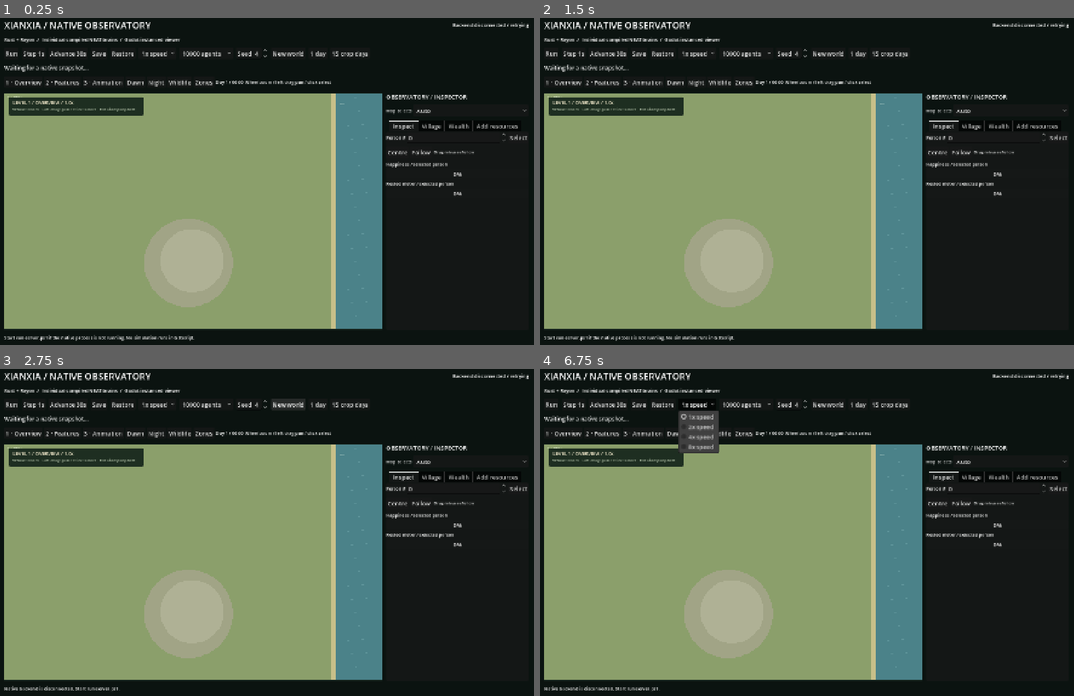
Above: before the commit, frames 1-4 (two rows, left to right).
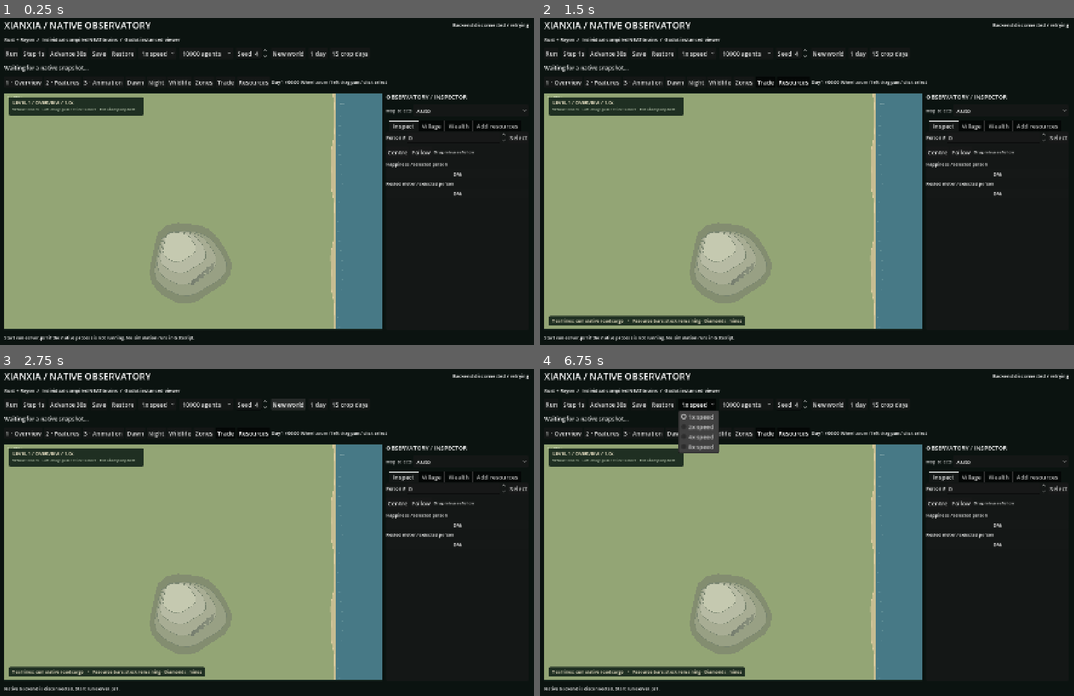
Above: after the commit, the same moments.

Repository: dashingstag/NEAT-XianXia
Game: Godot game, scene res://main.tscn
The game is run twice, just before and just after one commit, with the same random seed, the same clock (stepped at 60 frames per second) and the same inputs.
Inputs (mouse positions are in pixels of both pictures, inside the frame that each line leads up to):
- Up to frame 1 (0.25 s): no input
- Up to frame 2 (1.5 s): click (764, 83) at 0.5 s, where only the run after the commit has a clickable "Trade"; click (790, 83) at 1.25 s, where only the run after the commit has a clickable "Resources"
- Up to frame 3 (2.75 s): click "New world" at 2 s
- Up to frame 4 (6.75 s): click "New world" at 2.75 s; click "Run" at 3.5 s; click "Step 1s" at 4.25 s; click "Advance 30s" at 5 s; click "Restore" at 5.75 s; click "1x speed" at 6.5 s

The runs differ from the first frame. In frame 1, 2.0% of the frame differs, in the area x 28-73%, y 18-96%; in frame 2, 3.1%, in the area x 1-73%, y 19-96%; in frame 3, 3.1%; in frame 4, 3.1%.

Commit message:
Add NEAT outcome memory, map art improvements and fresh launcher

Diff:
--- a/viewer/bench/urban_ui_check.gd
+++ b/viewer/bench/urban_ui_check.gd
@@ -50,6 +50,22 @@
 		ui.status.text = "Offline town fixture"
 		return
 	assert(ui.counter.text.contains("BALANCED"))
+	var overlays := {}
+	for control in ui.find_children("*", "Button", true, false):
+		if control.text in ["Trade", "Resources"]:
+			overlays[control.text] = control
+	assert(overlays.size() == 2)
+	assert(not ui.field.show_trade and not ui.field.show_resources)
+	overlays["Trade"].button_pressed = true
+	overlays["Resources"].button_pressed = true
+	assert(ui.field.show_trade and ui.field.show_resources)
+	for level in [1, 2, 3]:
+		ui.field.set_fidelity(level)
+		await process_frame
+		assert(ui.field.show_trade and ui.field.show_resources)
+	overlays["Trade"].button_pressed = false
+	overlays["Resources"].button_pressed = false
+	assert(not ui.field.show_trade and not ui.field.show_resources)
 	assert(ui.field.detail_mesh.texture == ui.field._tex("villager-atlas-v2/atlas.png"))
 	assert(ui.field.detail_mesh.texture.get_size() == Vector2(1024,1280))
 	assert(ui.field._tex("animal-table-xianxia/atlas.png").get_size() == Vector2(576,384))
--- a/viewer/field.gd
+++ b/viewer/field.gd
@@ -3,6 +3,10 @@
 signal animal_selected(id: int)
 signal site_selected(site: Dictionary)
 var show_zones: bool = false
+var show_trade: bool = false
+var show_resources: bool = false
+var settlement_label_boxes: Dictionary = {}
+var hovered_settlement_label := -1
 signal resource_placed(kind: int, position: Vector2)
 signal follow_cancelled
 signal board_selected(market: int)
@@ -102,6 +106,7 @@
 	hud_style.bg_color = Color(0.06,0.12,0.09,0.88)
 	hud_style.set_corner_radius_all(5)
 	resized.connect(_resize)
+	mouse_exited.connect(func(): _update_label_hover(Vector2(-1, -1)))
 	_resize()
 
 func _resize() -> void:
@@ -201,6 +206,8 @@
 	overview_dirty = false
 
 func _gui_input(event: InputEvent) -> void:
+	if event is InputEventMouseMotion:
+		_update_label_hover(event.position)
 	if event is InputEventMouseButton:
 		if event.button_index in [MOUSE_BUTTON_LEFT,MOUSE_BUTTON_MIDDLE,MOUSE_BUTTON_RIGHT]:
 			if event.pressed:
@@ -361,38 +368,251 @@
 	var radius := float(hill.radius)
 	return Rect2(Vector2(hill.x,hill.y)-Vector2.ONE*radius,Vector2.ONE*radius*2.0)
 
+
+
+func _update_label_hover(point: Vector2) -> void:
+	var next := -1
+	for id in settlement_label_boxes:
+		if settlement_label_boxes[id].has_point(point):
+			next = int(id)
+			break
+	if next != hovered_settlement_label:
+		hovered_settlement_label = next
+		queue_redraw()
+
+func _draw_settlement_labels(markets: Array) -> void:
+	var font := ThemeDB.fallback_font
+	var priority := {"Town": 3, "Village": 2, "Camp": 1}
+	var ordered := markets.duplicate()
+	ordered.sort_custom(func(a: Dictionary, b: Dictionary) -> bool:
+		var first := int(priority.get(a.get("stage", ""), 0))
+		var second := int(priority.get(b.get("stage", ""), 0))
+		return first > second if first != second else int(a.get("id", 0)) < int(b.get("id", 0))
+	)
+	var occupied: Array[Rect2] = []
+	for market in markets:
+		var center := offset + Vector2(market.x, market.y) * zoom
+		var radius := _label_clearance(market)
+		occupied.append(Rect2(center - Vector2.ONE * radius, Vector2.ONE * radius * 2.0))
+	for building in world.get("urban", {}).get("buildings", []):
+		var center := offset + Vector2(building.x, building.y) * zoom
+		var radius := maxf(5.0, 19.0 * zoom)
+		occupied.append(Rect2(center - Vector2.ONE * radius, Vector2.ONE * radius * 2.0))
+	var bounds := Rect2(Vector2(8, 66), size - Vector2(16, 107 if show_trade or show_resources else 74))
+	for market in ordered:
+		var anchor := offset + Vector2(market.x, market.y) * zoom
+		if not Rect2(Vector2.ZERO, size).has_point(anchor):
+			continue
+		var title := str(market.name)
+		var subtitle := "%s · %s people" % [market.get("stage", "Settlement"), int(market.population)]
+		var width := maxf(font.get_string_size(title, HORIZONTAL_ALIGNMENT_LEFT, -1, 14).x,
+			font.get_string_size(subtitle, HORIZONTAL_ALIGNMENT_LEFT, -1, 11).x) + 18.0
+		var gap := _label_clearance(market) + 8.0
+		var candidates := [
+			Vector2(0, -gap - 36), Vector2(-width - gap, -18),
+			Vector2(gap, -18), Vector2(-width * 0.5, gap),
+			Vector2(-width, -gap - 36), Vector2(0, gap),
+		]
+		for i in range(candidates.size()):
+			var point: Vector2 = candidates[i]
+			if i == 0:
+				point.x -= width * 0.5
+			var box := Rect2(anchor + point, Vector2(width, 36))
+			if not bounds.encloses(box) or occupied.any(func(previous: Rect2) -> bool: return previous.intersects(box.grow(4))):
+				continue
+			occupied.append(box)
+			var id := int(market.get("id", 0))
+			settlement_label_boxes[id] = box
+			var hovered := id == hovered_settlement_label
+			draw_rect(box, Color(0.07, 0.13, 0.10, 0.92 if hovered else 0.42))
+			if hovered:
+				draw_rect(box, Color("b9a783"), false, 1.0)
+			var title_at := box.position + Vector2(9, 14)
+			var subtitle_at := box.position + Vector2(9, 29)
+			draw_string(font, title_at + Vector2(1, 1), title, HORIZONTAL_ALIGNMENT_LEFT, -1, 14, Color(0.05, 0.09, 0.06, 0.85))
+			draw_string(font, subtitle_at + Vector2(1, 1), subtitle, HORIZONTAL_ALIGNMENT_LEFT, -1, 11, Color(0.05, 0.09, 0.06, 0.85))
+			draw_string(font, title_at, title, HORIZONTAL_ALIGNMENT_LEFT, -1, 14, Color("fff0d1"))
+			draw_string(font, subtitle_at, subtitle, HORIZONTAL_ALIGNMENT_LEFT, -1, 11, Color("ecedd5"))
+			break
+
+func _draw_resource_marker(at: Vector2, kind: int, fraction: float, tint: Color) -> void:
+	var r := 5.0 / zoom
+	if kind in [4, 5, 6, 7]:
+		draw_colored_polygon(PackedVector2Array([at + Vector2(0, -r), at + Vector2(r, 0),
+			at + Vector2(0, r), at + Vector2(-r, 0)]), tint)
+	else:
+		draw_circle(at, r, Color("26382d"))
+		draw_circle(at, r * 0.75, tint)
+	draw_rect(Rect2(at + Vector2(-r, r + 2.0 / zoom), Vector2(2.0 * r, 2.0 / zoom)), Color("26382d"))
+	draw_rect(Rect2(at + Vector2(-r, r + 2.0 / zoom), Vector2(2.0 * r * clampf(fraction, 0, 1), 2.0 / zoom)), Color("f3e7b9"))
+
+
+
+# These layers are decorative. The snapshot still supplies every feature's position.
+func _terrain_shape(center: Vector2, radii: Vector2, phase: float) -> PackedVector2Array:
+	var points := PackedVector2Array()
+	for i in range(24):
+		var angle := TAU * i / 24.0
+		var edge := 0.91 + 0.055 * sin(angle * 3.0 + phase) + 0.035 * cos(angle * 5.0 - phase)
+		points.append(center + Vector2.from_angle(angle) * radii * edge)
+	return points
+
+func _draw_hill_art(view: Rect2) -> void:
+	var hill := hill_footprint()
+	if not view.intersects(hill):
+		return
+	var center := hill.get_center()
+	var radius := hill.size.x * 0.5
+	var skirt := _terrain_shape(center, Vector2.ONE * radius, 1.3)
+	draw_colored_polygon(skirt, Color("838d70"))
+	for layer in range(4):
+		var scale := 0.88 - layer * 0.16
+		var at := center + Vector2(-0.075, -0.12) * radius * layer
+		var contour := _terrain_shape(at, Vector2(1.0, 0.91) * radius * scale, 1.3)
+		draw_colored_polygon(contour, [Color("98a084"), Color("a8ad94"), Color("b7bba4"), Color("c5c9b0")][layer])
+		contour.append(contour[0])
+		draw_polyline(contour, Color("798570"), 2.0, true)
+	for side in range(5):
+		var at := center + Vector2(0.03 + side * 0.105, 0.51 - side * 0.09) * radius
+		var face := PackedVector2Array([at, at + Vector2(0.07, -0.13) * radius,
+			at + Vector2(0.14, -0.16) * radius, at + Vector2(0.10, 0.01) * radius])
+		draw_colored_polygon(face, Color("777f70").lerp(Color("9fa58c"), 0.12 * side))
+
+func _draw_coast_art(view: Rect2) -> void:
+	if map_width <= 2700.0 or view.end.x < 2635.0:
+		return
+	draw_rect(Rect2(2700, 0, map_width - 2700, map_height), Color("477986"))
+	var shore := PackedVector2Array([Vector2(2700, 0), Vector2(2700, map_height)])
+	var waterline := PackedVector2Array()
+	for i in range(49):
+		var y := map_height * i / 48.0
+		var x := 2672.0 + 13.0 * sin(y / 130.0) + 5.0 * sin(y / 44.0)
+		waterline.append(Vector2(x, y))
+	for i in range(waterline.size() - 1, -1, -1):
+		shore.append(waterline[i])
+	draw_colored_polygon(shore, Color("c7bd91"))
+	draw_polyline(waterline, Color("dacb9f"), 3.0, true)
+	for y in range(30, int(map_height), 78):
+		var x := 2720.0 + 10.0 * sin(float(y) / 100.0)
+		draw_line(Vector2(x, y), Vector2(x + 30, y + 6), Color(0.76, 0.88, 0.84, 0.19), 2.0, true)
+
+func _settlement_radius(market: Dictionary) -> float:
+	var blocks := int(market.get("housing_blocks", 0))
+	return 38.0 + minf(145.0, 23.0 * sqrt(float(blocks)))
+
+func _label_clearance(market: Dictionary) -> float:
+	var center := Vector2(market.x, market.y)
+	var hill := hill_footprint()
+	var radius := _settlement_radius(market)
+	if center.distance_to(hill.get_center()) < hill.size.x * 0.5:
+		radius = maxf(radius, 106.0) * 1.08 + 6.0
+	return maxf(15.0, radius * zoom)
+
+func _draw_settlement_ground(markets: Array, view: Rect2) -> void:
+	for market in markets:
+		var center := Vector2(market.x, market.y)
+		var radius := _settlement_radius(market)
+		if not view.grow(radius).has_point(center):
+			continue
+		var hill := hill_footprint()
+		var phase := float(market.get("id", 0)) * 0.8
+		if center.distance_to(hill.get_center()) < hill.size.x * 0.5:
+			# Existing hillside villages occupy a cut bench with a visible retaining edge.
+			var bench := Vector2(maxf(radius, 106.0), maxf(radius * 0.72, 63.0))
+			draw_colored_polygon(_terrain_shape(center + Vector2(4, 12), bench * 1.08, phase), Color("68705e"))
+			var rim := _terrain_shape(center + Vector2(0, 5), bench * 1.04, phase)
+			draw_colored_polygon(rim, Color("98927a"))
+			rim.append(rim[0])
+			draw_polyline(rim, Color("626856"), 3.5, true)
+			draw_colored_polygon(_terrain_shape(center, bench, phase), Color("b7ac88"))
+		draw_colored_polygon(_terrain_shape(center, Vector2(radius, radius * 0.83), phase), Color(0.73, 0.68, 0.49, 0.54))
+		draw_colored_polygon(_terrain_shape(center, Vector2(radius * 0.75, radius * 0.60), phase), Color(0.79, 0.73, 0.55, 0.48))
+
+
+
+# Keep the painted ruts inside the Rust simulation's 22-unit road corridor.
+func _road_shape(start: Vector2, end: Vector2, side: float) -> PackedVector2Array:
+	var points := PackedVector2Array()
+	var normal := (end - start).normalized().orthogonal() * side
+	var bend := minf(12.0, start.distance_to(end) * 0.06)
+	for i in range(25):
+		var t := i / 24.0
+		var drift := bend * sin(PI * t) * (0.47 + 0.53 * sin(TAU * t + 0.5))
+		points.append(start.lerp(end, t) + normal * drift)
+	return points
+
+func _draw_roads(markets: Array) -> void:
+	for road in world.get("roads", []):
+		var a := int(road.get("a", 0))
+		var b := int(road.get("b", 0))
+		if a < 0 or b < 0 or a >= markets.size() or b >= markets.size() or a == b:
+			continue
+		var start := Vector2(markets[a].x, markets[a].y)
+		var end := Vector2(markets[b].x, markets[b].y)
+		var side := 1.0 if (mini(a, b) + maxi(a, b)) % 2 == 0 else -1.0
+		var points := _road_shape(start, end, side)
+		if road.built:
+			draw_polyline(points, Color(0.33, 0.30, 0.20, 0.26), 18.0, true)
+			draw_polyline(points, Color("a7966d"), 12.0, true)
+			draw_polyline(points, Color("c7b489"), 7.0, true)
+			for i in range(2, points.size() - 1, 2):
+				var direction := (points[i + 1] - points[i - 1]).normalized()
+				var verge := direction.orthogonal() * (5.0 if i % 4 == 0 else -5.0)
+				var at := points[i] + verge
+				draw_line(at - direction * 7.0, at + direction * 9.0, Color(0.38, 0.33, 0.20, 0.31), 1.6, true)
+		elif fidelity > 1 or show_trade:
+			for i in range(points.size() - 1):
+				var first := points[i]
+				var last := points[i + 1]
+				draw_dashed_line(first, last, Color("687452"), 2.0, 10.0, true)
+		var traffic := int(road.get("traffic", 0))
+		if show_trade and traffic > 0:
+			var width := clampf(2.0 + log(float(traffic) + 1.0), 3.0, 10.0) / zoom
+			draw_polyline(points, Color(0.35, 0.90, 0.83, 0.70), width, true)
+
+
 func _draw() -> void:
+	settlement_label_boxes.clear()
 	draw_rect(Rect2(Vector2.ZERO,size),Color("15231d"))
 	draw_set_transform(offset,0,Vector2(zoom,zoom))
-	draw_rect(Rect2(0,0,map_width,map_height),Color("8b9f6b"))
-	draw_rect(Rect2(2700,0,map_width-2700,map_height),Color("4b8289"))
-	draw_rect(Rect2(2661,0,39,map_height),Color("c7bf89"))
-	var forests: Array = world.get("wildlife",{}).get("forests",[])
-	var forest_view := Rect2(-offset/zoom,size/zoom)
+	draw_rect(Rect2(0, 0, map_width, map_height), Color("93a575"))
+	var forest_view := Rect2(-offset / zoom, size / zoom)
+	_draw_coast_art(forest_view)
+	_draw_hill_art(forest_view)
+	var markets: Array = world.get("markets", [])
+	var forests: Array = world.get("wildlife", {}).get("forests", [])
+	# Paint the woodland floor before canopies so neighboring groves read together.
+	for id in range(forests.size()):
+		var forest: Dictionary = forests[id]
+		var center := Vector2(forest.x, forest.y)
+		var radius := float(forest.radius)
+		if not forest_view.grow(radius * 1.25).has_point(center):
+			continue
+		draw_colored_polygon(_terrain_shape(center, Vector2(radius * 1.22, radius * 1.14), float(id)), Color(0.32, 0.48, 0.32, 0.30))
+		draw_colored_polygon(_terrain_shape(center, Vector2(radius, radius * 0.93), float(id)), Color("617f53"))
 	for id in range(forests.size()):
 		var forest: Dictionary = forests[id]
 		var centre := Vector2(forest.x,forest.y)
 		if not forest_view.grow(float(forest.radius)).has_point(centre):
 			continue
-		draw_circle(centre,float(forest.radius),Color("55764b"))
 		var trees := _tree_points(id,float(forest.radius))
 		for tree in range(0,trees.size(),3 if fidelity==1 else 1):
 			var at := centre+trees[tree]
 			var tree_glyph: String = "terrain-flora-xianxia/"+TREE_GLYPHS[(id*3+tree)%TREE_GLYPHS.size()]+".png"
 			if fidelity > 1 and _glyph(tree_glyph,at,22.0+float(tree%4)*2.0,22.0+float(tree%4)*2.0):
 				continue
-			draw_circle(at+Vector2(2,3),8.0,Color(0.12,0.22,0.10,0.22))
-			draw_circle(at,7.0+float(tree%4),Color("426540") if tree%2==0 else Color("3d603c"))
+			var crown := 9.0 + float(tree % 5)
+			draw_circle(at + Vector2(4, 5), crown, Color(0.10, 0.22, 0.16, 0.22), true, -1.0, true)
+			draw_circle(at, crown, Color("365c43"), true, -1.0, true)
+			draw_circle(at + Vector2(-2, -3), crown * 0.76, Color("507448"), true, -1.0, true)
+			draw_circle(at + Vector2(-4, -5), crown * 0.44, Color("739055"), true, -1.0, true)
 	for clearing in world.get("urban",{}).get("cleared",[]):
-		draw_circle(Vector2(clearing[0],clearing[1]),float(clearing[2]),Color("8b9f6b"))
+		draw_circle(Vector2(clearing[0],clearing[1]),float(clearing[2]),Color("93a575"))
 	for grass in world.get("wildlife",{}).get("grass",[]):
 		var fraction := float(grass.stock)/maxf(1.0,float(grass.capacity))
 		draw_circle(Vector2(grass.x,grass.y),7.0,Color("78a65a") if fraction>0.25 else Color("998761"))
-	var hill := hill_footprint()
-	draw_circle(hill.get_center(),hill.size.x/2.0,Color("a1a486"))
-	draw_circle(hill.get_center() + Vector2(30,-18) * (hill.size.x/720.0),hill.size.x*(258.0/720.0),Color("afb195"))
-	for y in range(45,1920,111):
-		draw_line(Vector2(2775,y),Vector2(2955,y-15),Color(0.7,0.9,0.9,0.18),1)
+	_draw_settlement_ground(markets, forest_view)
+	_draw_roads(markets)
 	if show_zones:
 		for zone in world.get("urban",{}).get("zones",[]):
 			var color: Color = [Color("77b7ed"),Color("f4ce75"),Color("c49ae6")][int(zone.kind)]
@@ -428,22 +648,16 @@
 			caption = "Lease available" if building.advertised else "Awaiting listing"
 		if fidelity>1 or show_zones:
 			draw_string(ThemeDB.fallback_font,at+Vector2(-20,23),caption,HORIZONTAL_ALIGNMENT_LEFT,-1,10,Color("f3e6c9"))
-	var markets: Array = world.get("markets",[])
-	for road in world.get("roads",[]):
-		var a := int(road.get("a",0))
-		var b := int(road.get("b",0))
-		if a >= markets.size() or b >= markets.size():
-			continue
-		var pa := Vector2(markets[a].x,markets[a].y)
-		var pb := Vector2(markets[b].x,markets[b].y)
-		draw_line(pa,pb,Color("d5bd8e") if road.built else Color(0.9,0.85,0.65,0.2),7 if road.built else 2)
 	for patch in world.get("patches",[]):
 		var p := Vector2(patch.x,patch.y)
 		var kind := int(patch.kind)
-		if kind in [4,5,6,7] and int(patch.stock)==0:
+		if not show_resources and (int(patch.stock) == 0 or (fidelity == 1 and kind < 4)):
 			continue
 		var fraction: float = float(patch.stock) / maxf(1.0,float(patch.capacity))
 		var colors := [Color("a95d76"),Color("365a38"),Color("d0ccb1"),Color("bce1df"),Color("edc65d"),Color("c8d6df"),Color("ba7650"),Color("8d949b"),Color("d7d18b"),Color("aab7b0"),Color("aab7b0"),Color("aab7b0"),Color("aab7b0")]
+		if show_resources:
+			_draw_resource_marker(p, kind, fraction, colors[kind])
+			continue
 		var radius := (5.0 if kind != 1 else 9.0) * (0.45 + fraction * 0.55)
 		var glyph_path := ""
 		if kind < PATCH_GLYPHS.size():
@@ -462,6 +676,18 @@
 			draw_string(ThemeDB.fallback_font,p+Vector2(-30,22),["Gold mine","Silver mine","Copper mine","Iron mine"][kind-4],HORIZONTAL_ALIGNMENT_LEFT,-1,11,colors[kind])
 	for m in markets:
 		var p := Vector2(m.x,m.y)
+		if fidelity == 1:
+			var radius := 7.0 / zoom
+			match str(m.get("stage", "")):
+				"Town":
+					draw_rect(Rect2(p - Vector2.ONE * radius, Vector2.ONE * radius * 2), Color("293c32"))
+					draw_rect(Rect2(p - Vector2.ONE * radius * 0.65, Vector2.ONE * radius * 1.3), Color("eed198"))
+				"Village":
+					draw_circle(p, radius, Color("293c32"))
+					draw_circle(p, radius * 0.65, Color("dcb884"))
+				_:
+					draw_colored_polygon(PackedVector2Array([p + Vector2(0, -radius), p + Vector2(radius, radius), p + Vector2(-radius, radius)]), Color("634d37"))
+			continue
 		draw_circle(p,42,Color(0.95,0.87,0.62,0.24))
 		draw_rect(Rect2(p-Vector2(16,11),Vector2(32,22)),Color("d6c698"))
 		draw_rect(Rect2(p-Vector2(19,15),Vector2(38,13)),Color("a27254"))
@@ -478,9 +704,6 @@
 				draw_rect(Rect2(at+Vector2(2,2),Vector2(3,3)),Color("f4c77a"))
 		if world.get("clock",{}).get("night",false):
 			draw_rect(Rect2(p+Vector2(-4,0),Vector2(7,5)),Color("ffda82"))
-		if fidelity == 1:
-			draw_string(ThemeDB.fallback_font,p-Vector2(70.0/zoom,210),str(m.name),HORIZONTAL_ALIGNMENT_LEFT,-1,maxi(12,roundi(14.0/zoom)),Color("f7eed0"))
-			draw_string(ThemeDB.fallback_font,p-Vector2(70.0/zoom,160),str(int(m.population))+" people / "+str(int(m.get("stable_residents",0)))+" residents | "+str(m.stage),HORIZONTAL_ALIGNMENT_LEFT,-1,maxi(10,roundi(10.0/zoom)),Color("eef0cc"))
 	for school in world.get("schools",[]):
 		var p := Vector2(school.x,school.y)
 		if not _glyph("site-glyphs-xianxia/school.png",p,42,42,1.0 if school.ready else 0.55):
@@ -607,6 +830,18 @@
 		draw_string(ThemeDB.fallback_font,Vector2(25,31),"WOODLAND GROVES",HORIZONTAL_ALIGNMENT_LEFT,-1,13,Color("deebc7"))
 		draw_string(ThemeDB.fallback_font,Vector2(2733,93),"COAST",HORIZONTAL_ALIGNMENT_LEFT,-1,13,Color("e2f2e6"))
 	draw_set_transform(Vector2.ZERO)
+	if fidelity == 1:
+		_draw_settlement_labels(markets)
+	var legend: Array[String] = []
+	if show_trade:
+		legend.append("Teal lines: cumulative road cargo")
+	if show_resources:
+		legend.append("Resource bars: stock remaining · Diamonds: mines")
+	if not legend.is_empty():
+		var legend_text := "   •   ".join(legend)
+		var width := ThemeDB.fallback_font.get_string_size(legend_text, HORIZONTAL_ALIGNMENT_LEFT, -1, 12).x + 20.0
+		draw_style_box(hud_style, Rect2(12, size.y - 37, width, 25))
+		draw_string(ThemeDB.fallback_font, Vector2(22, size.y - 20), legend_text, HORIZONTAL_ALIGNMENT_LEFT, -1, 12, Color("f7eed0"))
 	draw_style_box(hud_style,Rect2(12,12,360,49))
 	draw_string(ThemeDB.fallback_font,Vector2(23,32),"LEVEL %s / %s / %.1fx" % [fidelity,["OVERVIEW","INDIVIDUAL FEATURES","ANIMATED INDIVIDUALS"][fidelity-1],magnification],HORIZONTAL_ALIGNMENT_LEFT,-1,13,Color("f7eed0"))
 	draw_string(ThemeDB.fallback_font,Vector2(23,49),"Wheel: zoom   Left drag: pan / Click: select   Detailed people: %s" % draw_indices.size(),HORIZONTAL_ALIGNMENT_LEFT,-1,11,Color("b7c7ad"))
--- a/viewer/main.gd
+++ b/viewer/main.gd
@@ -110,6 +110,14 @@
 	zones_button.toggle_mode = true
 	zones_button.toggled.connect(func(value: bool): field.show_zones=value; field.queue_redraw())
 	view_controls.add_child(zones_button)
+	for overlay in ["Trade", "Resources"]:
+		var toggle := button(overlay, func(): pass)
+		toggle.toggle_mode = true
+		if overlay == "Trade":
+			toggle.toggled.connect(func(value: bool): field.show_trade = value; field.queue_redraw())
+		else:
+			toggle.toggled.connect(func(value: bool): field.show_resources = value; field.queue_redraw())
+		view_controls.add_child(toggle)
 	clock_label = label("Day 1 / 06:00",12)
 	view_controls.add_child(clock_label)
 	view_controls.add_child(label("Wheel zoom / left drag pan / click select",12))
Not shown, added: launch-new-game.bat
Not shown, added: sim/crates/neat-core/examples/adaptation_experiments.rs
Not shown, added: sim/crates/neat-core/examples/memory_horizons.rs
Not shown, added: sim/crates/neat-core/examples/memory_readouts.rs
Not shown, changed: sim/crates/neat-core/src/lib.rs
Not shown, added: sim/crates/sim-core/examples/food_memory_trial.rs
Not shown, added: sim/crates/sim-core/examples/mature_memory_trial.rs
Not shown, added: sim/crates/sim-core/examples/memory_pilot.rs
Not shown, changed: sim/crates/sim-core/src/agriculture.rs
Not shown, changed: sim/crates/sim-core/src/banking.rs
Not shown, changed: sim/crates/sim-core/src/civic.rs
Not shown, added: sim/crates/sim-core/src/commitment_memory.rs
(and 20 more such lines)
